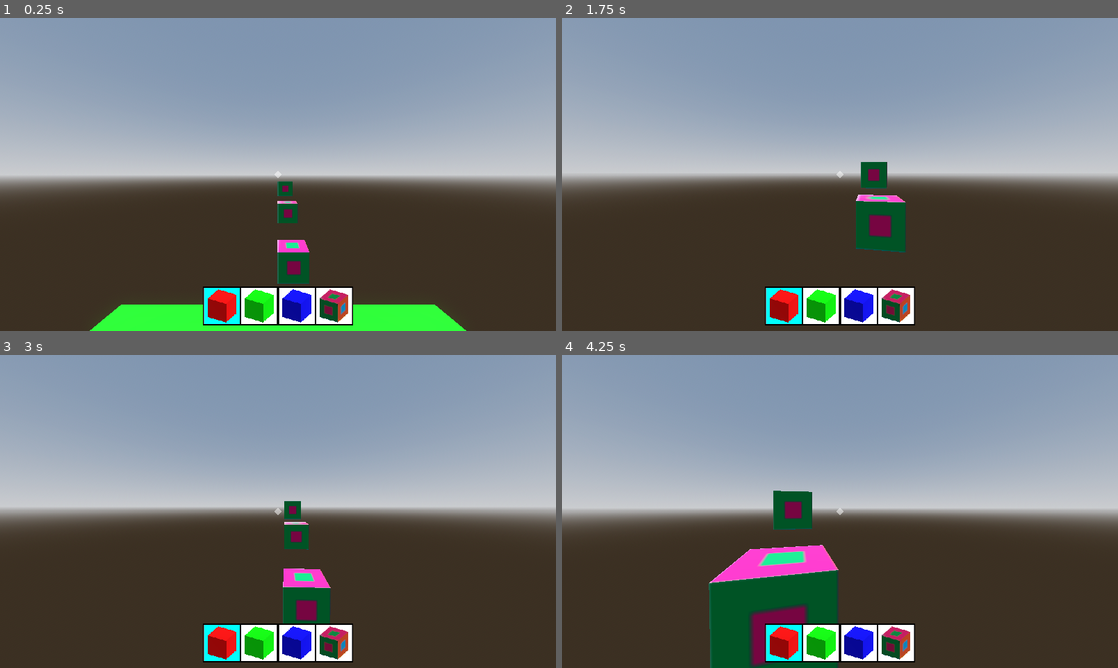
Above: before the commit, frames 1-4 (two rows, left to right).
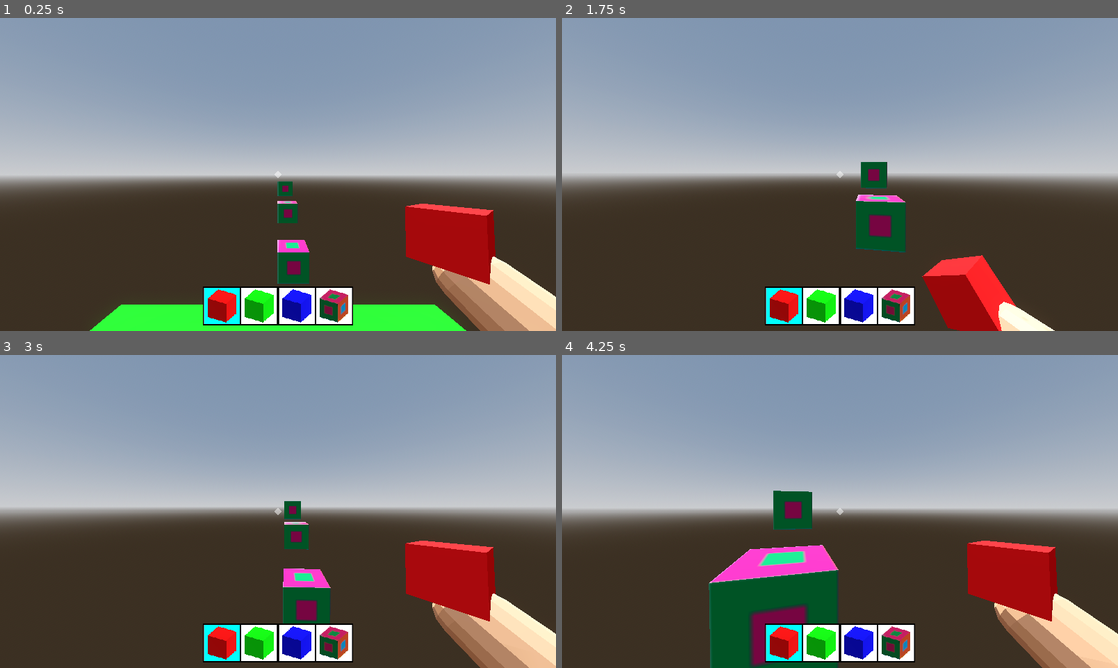
Above: after the commit, the same moments.

Repository: Kevin11git/alien-survival
Game: Godot game, scene res://Scenes/game.tscn
The game is run twice, just before and just after one commit, with the same random seed, the same clock (stepped at 60 frames per second) and the same inputs. The engine's default icon, where the game draws it, is replaced by a stand-in: a white triangle on a blue panel in a dark square.
Inputs (mouse positions are in pixels of both pictures, inside the frame that each line leads up to):
- Up to frame 1 (0.25 s): no input
- Up to frame 2 (1.75 s): move the mouse to (867, 174) at 0.52 s; hold W (move_forward) from 0.53 s (still down); click (867, 174) at 0.6 s; tap Space (jump) at 0.77, 1.52 s; right-click (867, 174) at 0.8 s; move the mouse to (812, 174) at 1.27 s; right-click (812, 174) at 1.35 s; click (812, 174) at 1.55 s
- Up to frame 3 (3 s): keep holding W (move_forward); move the mouse to (289, 505) at 2.02 s; click (289, 505) at 2.1 s; right-click (289, 505) at 2.3 s; move the mouse to (272, 517) at 2.77 s; right-click (272, 517) at 2.85 s
- Up to frame 4 (4.25 s): keep holding W (move_forward); tap Space (jump) at 3.02, 3.77 s; click (834, 517) at 3.05 s; move the mouse to (878, 514) at 3.52 s; tap R (rotate_block) at 3.6 s; right-click (878, 514) at 3.8 s

The runs differ from the first frame. In frame 1, 6.5% of the frame differs, in the area x 72-100%, y 59-100%; in frame 2, 3.2%; in frame 3, 6.5%; in frame 4, 6.5%.

Commit message:
Added Hand to Player with swing animation and showing selected block

Diff:
--- a/Scenes/player.tscn
+++ b/Scenes/player.tscn
@@ -2,8 +2,37 @@
 
 [ext_resource type="Script" uid="uid://brujisnsgidat" path="res://Scripts/player.gd" id="1_v0iea"]
 [ext_resource type="Texture2D" uid="uid://bsngkqi4vigjo" path="res://assets/crosshair.png" id="2_cvnsp"]
+[ext_resource type="PackedScene" uid="uid://cbnmoidhx4qrq" path="res://assets/models/MC/MCRiggedFPS.glb" id="2_fkybt"]
 [ext_resource type="Texture2D" uid="uid://bt5ihyfgyayjc" path="res://assets/hotbarUI.png" id="3_6t5aa"]
 [ext_resource type="Texture2D" uid="uid://cnxit4qr4hmo8" path="res://icon.svg" id="4_vgqql"]
+
+[sub_resource type="Animation" id="Animation_x3wgy"]
+length = 0.001
+tracks/0/type = "rotation_3d"
+tracks/0/imported = false
+tracks/0/enabled = true
+tracks/0/path = NodePath("CameraAnchor/MCRiggedFPS/metarig/Skeleton3D:shoulder.L")
+tracks/0/interp = 1
+tracks/0/loop_wrap = true
+tracks/0/keys = PackedFloat32Array(0, 1, -0.078018, 0.480863, -0.742866, 0.459167)
+
+[sub_resource type="Animation" id="Animation_fkybt"]
+resource_name = "hand_anim"
+length = 0.3
+step = 0.01
+tracks/0/type = "rotation_3d"
+tracks/0/imported = false
+tracks/0/enabled = true
+tracks/0/path = NodePath("CameraAnchor/MCRiggedFPS/metarig/Skeleton3D:shoulder.L")
+tracks/0/interp = 1
+tracks/0/loop_wrap = true
+tracks/0/keys = PackedFloat32Array(0, 1, -0.078018, 0.480863, -0.742866, 0.459167, 0.02, 1, 0.19228527, -0.37522954, 0.73081875, -0.53678036, 0.1, 1, -0.30071, 0.258195, -0.696566, 0.598084, 0.2, 1, 0.19228527, -0.37522954, 0.73081875, -0.53678036, 0.3, 1, -0.078018, 0.480863, -0.742866, 0.459167)
+
+[sub_resource type="AnimationLibrary" id="AnimationLibrary_x3wgy"]
+_data = {
+&"RESET": SubResource("Animation_x3wgy"),
+&"hand_anim": SubResource("Animation_fkybt")
+}
 
 [sub_resource type="CapsuleMesh" id="CapsuleMesh_cvnsp"]
 radius = 0.61
@@ -13,16 +42,24 @@
 radius = 0.61
 height = 3.57
 
+[sub_resource type="BoxMesh" id="BoxMesh_fkybt"]
+size = Vector3(2, 2, 2)
+
 [sub_resource type="AtlasTexture" id="AtlasTexture_vgqql"]
 atlas = ExtResource("3_6t5aa")
 region = Rect2(1, 1, 516, 133)
 
 [sub_resource type="BoxMesh" id="BoxMesh_cvnsp"]
+size = Vector3(2, 2, 2)
 
 [node name="Player" type="CharacterBody3D" unique_id=1074528158]
 collision_mask = 3
 script = ExtResource("1_v0iea")
 
+[node name="AnimationPlayer" type="AnimationPlayer" parent="." unique_id=2146703319]
+unique_name_in_owner = true
+libraries/ = SubResource("AnimationLibrary_x3wgy")
+
 [node name="MeshInstance3D" type="MeshInstance3D" parent="." unique_id=212866535]
 mesh = SubResource("CapsuleMesh_cvnsp")
 
@@ -54,6 +91,30 @@
 unique_name_in_owner = true
 target_position = Vector3(0, 0, -9)
 collision_mask = 4
+
+[node name="MCRiggedFPS" parent="CameraAnchor" unique_id=315487517 instance=ExtResource("2_fkybt")]
+transform = Transform3D(1, 0, 0, 0, 1, 0, 0, 0, 1, 0.4955485, -1.495869, -0.35827023)
+
+[node name="metarig" parent="CameraAnchor/MCRiggedFPS" index="0" unique_id=1008916393]
+transform = Transform3D(1, 0, 0, 0, 1, 0, 0, 0, 1, 0, 0, 0.1686089)
+
+[node name="Skeleton3D" parent="CameraAnchor/MCRiggedFPS/metarig" index="0" unique_id=2070305992]
+transform = Transform3D(1, 0, 0, 0, 1, 0, 0, 0, 1, 0, -0.05154729, 0.21872967)
+bones/2/rotation = Quaternion(0.078018, -0.48086292, 0.7428659, -0.45916697)
+bones/5/position = Vector3(-0.226, 0.318, 0.016)
+bones/5/scale = Vector3(0, 0, 0)
+
+[node name="BoneAttachment3D" type="BoneAttachment3D" parent="CameraAnchor/MCRiggedFPS/metarig/Skeleton3D" index="1" unique_id=1420906550]
+transform = Transform3D(-0.8032527, -0.18452865, -0.5663339, 0.4253059, 0.48798138, -0.7622264, 0.41701293, -0.85312545, -0.31349137, 0.28245693, 1.0103766, -0.35686266)
+bone_name = "forearm.L"
+bone_idx = 4
+
+[node name="ItemInHandAnchor" type="Node3D" parent="CameraAnchor/MCRiggedFPS/metarig/Skeleton3D/BoneAttachment3D" unique_id=267808682]
+transform = Transform3D(-0.0073746997, 0.04117712, 0.09630711, -0.08427401, 0.054998092, -0.029968292, -0.062197298, -0.079401836, 0.029186353, 0.07442933, 0.41998482, -0.07817221)
+
+[node name="ItemInHand" type="MeshInstance3D" parent="CameraAnchor/MCRiggedFPS/metarig/Skeleton3D/BoneAttachment3D/ItemInHandAnchor" unique_id=2048568242]
+unique_name_in_owner = true
+mesh = SubResource("BoxMesh_fkybt")
 
 [node name="UI" type="Control" parent="." unique_id=1593747373]
 layout_mode = 3
@@ -159,6 +220,9 @@
 
 [node name="BlockPlacingPreview" type="MeshInstance3D" parent="BlockPlacingPreviewAnchor" unique_id=714663087]
 unique_name_in_owner = true
+transform = Transform3D(1, 0, 0, 0, 1, 0, 0, 0, 1, 0, 0, -3.4597764)
 transparency = 0.5
 cast_shadow = 0
 mesh = SubResource("BoxMesh_cvnsp")
+
+[editable path="CameraAnchor/MCRiggedFPS"]
--- a/Scripts/player.gd
+++ b/Scripts/player.gd
@@ -26,8 +26,10 @@
 
 	selected_rotation = 0 # Reset rotation
 	%BlockPlacingPreview.mesh = Global.world_gridmap.mesh_library.get_item_mesh(selected_block)
+	%ItemInHand.mesh = Global.world_gridmap.mesh_library.get_item_mesh(selected_block)
 	# Some block meshes are not fully centered
 	%BlockPlacingPreview.transform = Global.world_gridmap.mesh_library.get_item_mesh_transform(selected_block)
+	%ItemInHand.transform = Global.world_gridmap.mesh_library.get_item_mesh_transform(selected_block)
 	var hotbar_item = get_node_or_null("%HotbarItem" + str(selected_block + 1))
 	if hotbar_item:
 		%SelectedHotbarItem.reparent(get_node("%HotbarItem" + str(selected_block + 1)), false)
@@ -126,7 +128,9 @@
 	# rotate block to place
 	if Input.is_action_just_pressed("rotate_block"):
 		selected_rotation += 90
-
+	# Swing hand with left click
+	if Input.is_action_just_pressed("break_block"):
+		swing_hand()
 	# process block breaking, placing and showing %BlockPlacingPreview
 	process_block_interaction()
 
@@ -137,6 +141,11 @@
 			%InteractionRay.get_collider().queue_free()
 			var hotbar_item: TextureRect = get_node("%HotbarItem" + str(clamp(selected_block	, 0, 3) + 1))
 			hotbar_item.texture = load("res://assets/can_icon.png")
+
+# Used when left clicking and placing blocks
+func swing_hand():
+	%AnimationPlayer.stop()
+	%AnimationPlayer.play("hand_anim")
 
 func process_block_interaction():
 	var normal: Vector3            # The side of the block being looked at
@@ -156,6 +165,7 @@
 
 		# Placing and breaking block
 		if Input.is_action_just_pressed("place_block") and not %InteractionRay.is_colliding():
+			swing_hand()
 			Global.world_gridmap.set_cell_item(Global.world_gridmap.local_to_map(placing_block_pos), selected_block, rotation_to_gridmap_orientation(selected_rotation))
 			#print(str(%BlockPlaceCheckArea3D.has_overlapping_bodies()) + ", " + str(%BlockPlaceCheckArea3D.has_overlapping_areas()))
 
Binary file added: assets/models/MC/MCRiggedFPS.glb
Not shown, added: assets/models/MC/MCRiggedFPS.glb.import
Binary file added: assets/models/MC/MCRiggedFPS_MCT.png
Not shown, added: assets/models/MC/MCRiggedFPS_MCT.png.import
